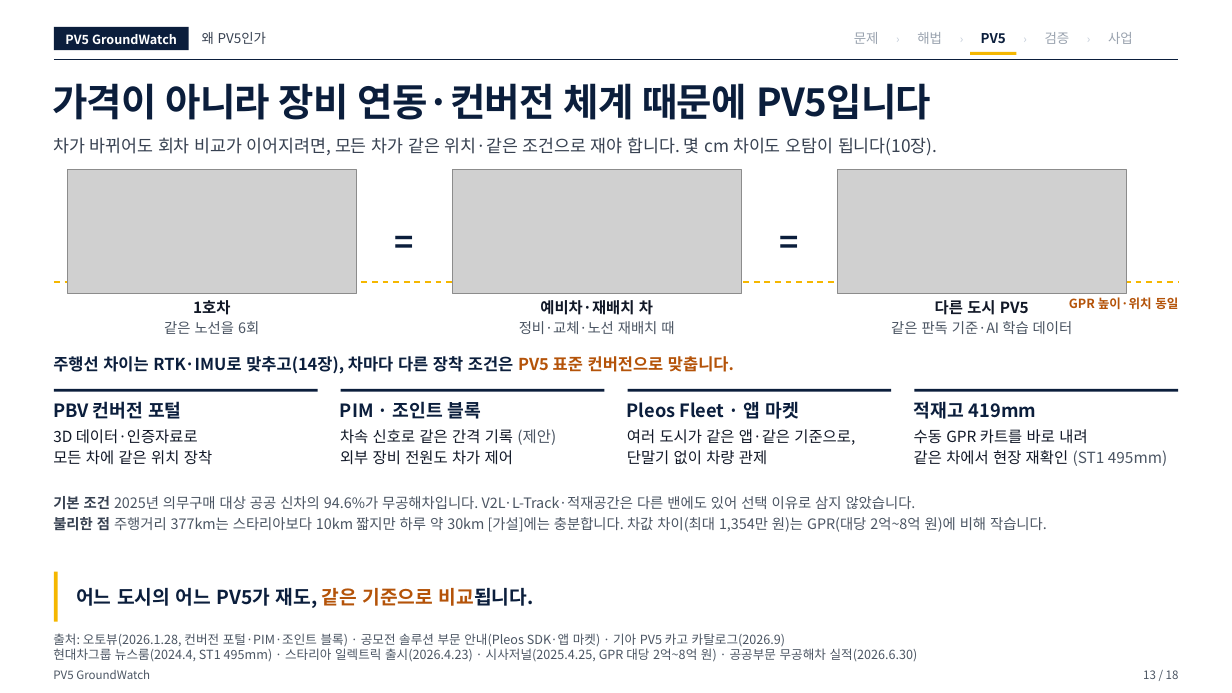
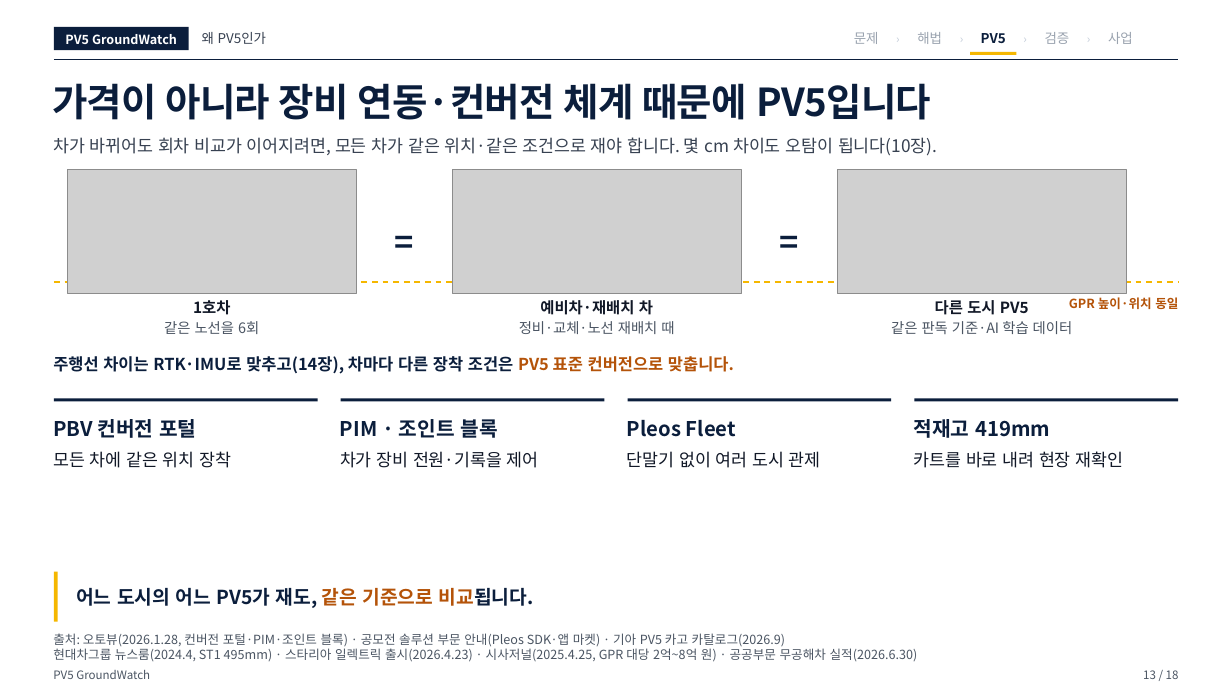
Before and after one commit to woojin-choe/pv5-hose-lab, a slide deck: slide 13 of ppt_all/PV5_GroundWatch_10_25.pptx. Drawn at 1232x693 pixels with LibreOffice and Linux fonts; fonts in the diff are those of the drawing; grey boxes stand for pictures. Boxes give left, top, right and bottom in pixels: in the first picture for what was removed or moved away, otherwise in the second. Text is boxed around its words. In the diff, an @@ line names an element or a change of style, - is before the commit and + after.

```diff
--- a/ppt_all/PV5_GroundWatch_10_25.pptx
+++ b/ppt_all/PV5_GroundWatch_10_25.pptx
@@ text "PBV 컨버전 포털": place and size @@
-text "PBV 컨버전 포털" at box(53, 401, 181, 419)
+text "PBV 컨버전 포털" at box(53, 419, 196, 438)
@@ size 14.2 to 15.8 pt in 3 elements at box(53, 419, 196, 438), box(914, 419, 1050, 438), box(340, 419, 498, 438) @@
@@ text "PIM · 조인트 블록": place and size @@
-text "PIM · 조인트 블록" at box(340, 401, 481, 419)
+text "PIM · 조인트 블록" at box(340, 419, 498, 438)
@@ text "적재고 419mm": place and size @@
-text "적재고 419mm" at box(914, 401, 1036, 419)
+text "적재고 419mm" at box(914, 419, 1050, 438)
@@ 4 rectangles: place and size @@
-4 rectangles at box(54, 389, 1178, 392)
+4 rectangles at box(54, 398, 1178, 401)
@@ text "모든 차에 같은 위치 장착" at box(53, 451, 231, 468): size 12 to 13.5 pt @@
@@ text at box(627, 420, 736, 437): text changed; size 14.2 to 15.8 pt @@
-Pleos Fleet · 앱 마켓
+Pleos Fleet
@@ text at box(340, 451, 539, 468): text changed; size 12 to 13.5 pt @@
-외부 장비 전원도 차가 제어
+차가 장비 전원·기록을 제어
@@ text at box(627, 451, 821, 468): text changed; size 12 to 13.5 pt @@
-단말기 없이 차량 관제
+단말기 없이 여러 도시 관제
@@ text at box(914, 451, 1124, 468): text changed; size 12 to 13.5 pt @@
-수동 GPR 카트를 바로 내려
+카트를 바로 내려 현장 재확인
@@ group removed at box(53, 429, 1167, 466): 4 texts @@
-3D 데이터·인증자료로
-차속 신호로 같은 간격 기록 (제안)
-여러 도시가 같은 앱·같은 기준으로,
-같은 차에서 현장 재확인 (ST1 495mm)
@@ text removed at box(53, 496, 916, 510) @@
-기본 조건 2025년 의무구매 대상 공공 신차의 94.6%가 무공해차입니다. V2L·L-Track·적재공간은 다른 밴에도 있어 선택 이유로 삼지 않았습니다.
@@ text removed at box(53, 517, 1047, 532) @@
-불리한 점 주행거리 377km는 스타리아보다 10km 짧지만 하루 약 30km [가설]에는 충분합니다. 차값 차이(최대 1,354만 원)는 GPR(대당 2억~8억 원)에 비해 작습니다.
```
Also in this commit, not shown: 12 other slides changed, 18 other files.
